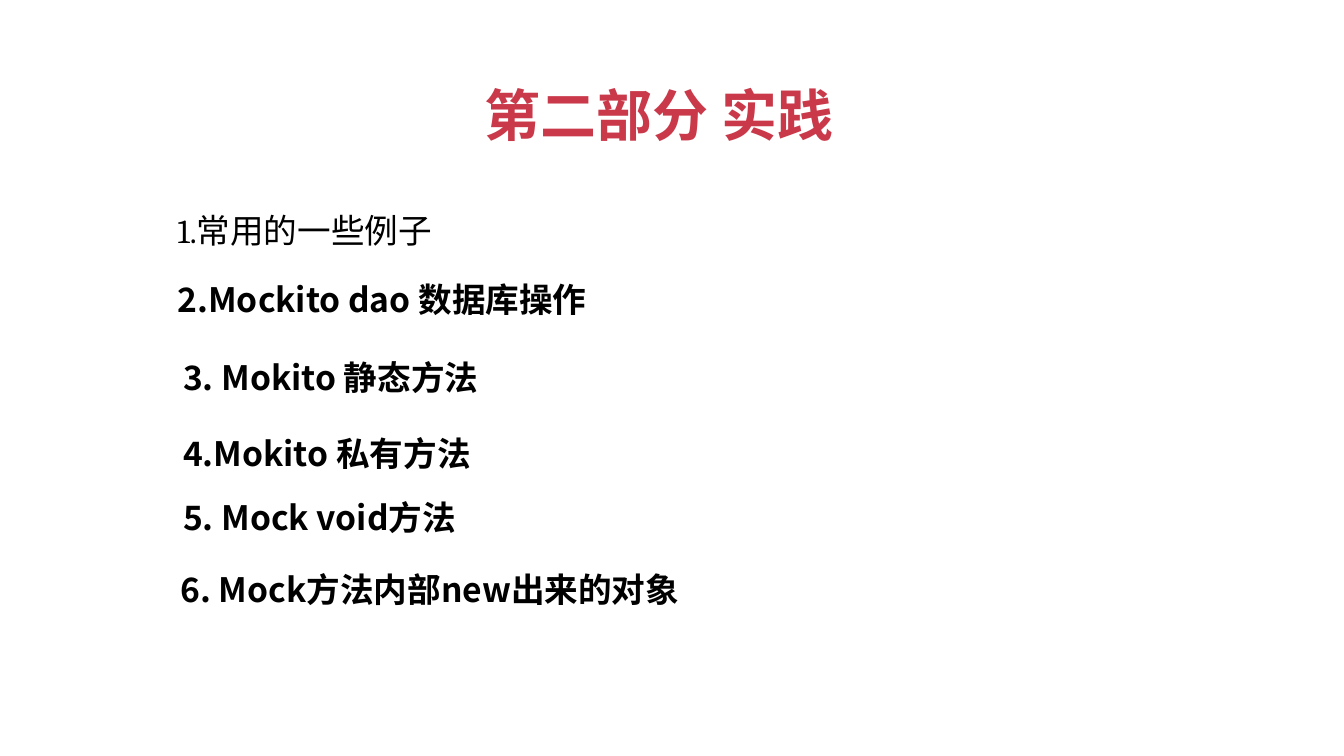
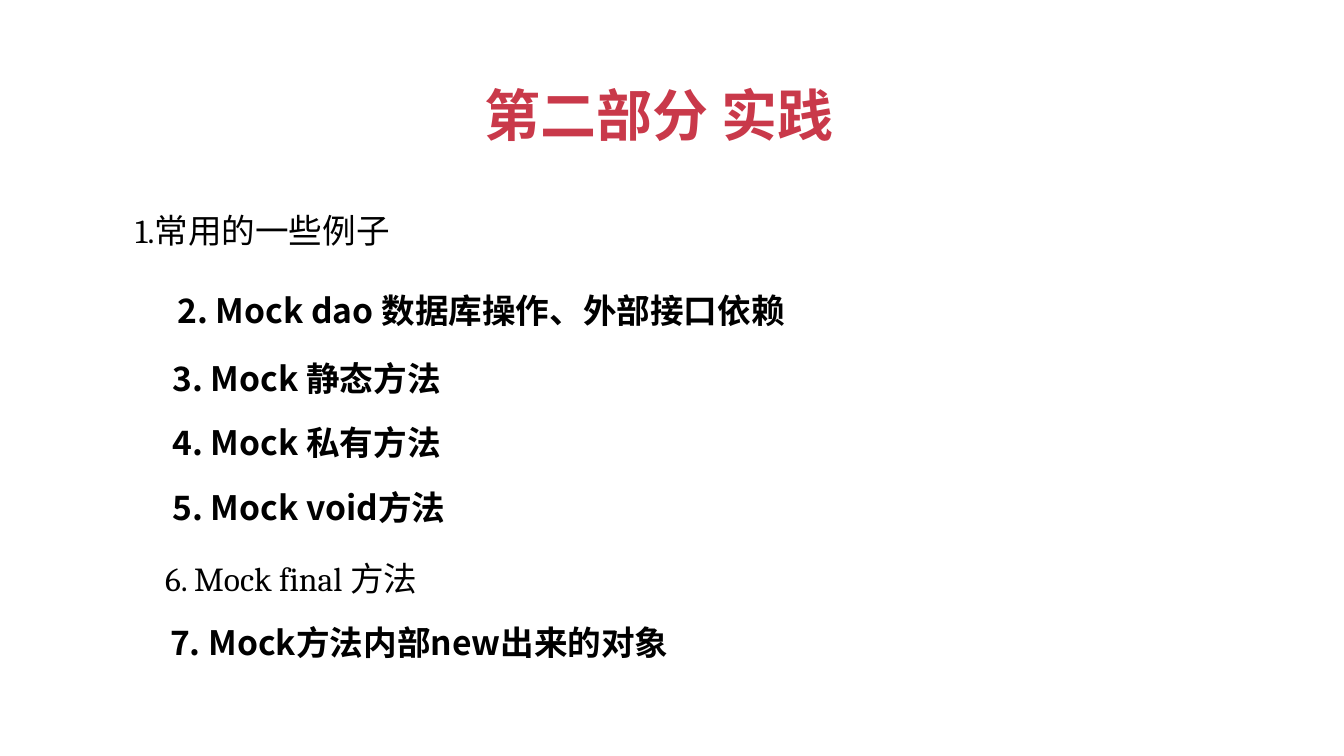
Before and after one commit to stulife/mockito-demo, a slide deck: slide 23 of mockito入门.pptx (slide 3 before the commit). Drawn at 1344x756 pixels with LibreOffice and Linux fonts; fonts in the diff are those of the drawing. Boxes give left, top, right and bottom in pixels: in the first picture for what was removed or moved away, otherwise in the second. Text is boxed around its words. In the diff, an @@ line names an element or a change of style, - is before the commit and + after.

```diff
--- a/mockito入门.pptx
+++ b/mockito入门.pptx
@@ text "1.常用的一些例子": place and size @@
-text "1.常用的一些例子" at (178, 214, 432, 246)
+text "1.常用的一些例子" at (135, 214, 389, 246)
@@ text at (178, 294, 784, 326): text changed @@
-  2.Mockito dao 数据库操作
+  2. Mock dao 数据库操作、外部接口依赖
@@ text at (173, 362, 440, 394): text changed @@
-  3. Mokito 静态方法
+  3. Mock 静态方法
@@ text at (173, 426, 440, 458): text changed @@
-  4.Mokito 私有方法
+  4. Mock 私有方法
@@ text "5. Mock void方法": place and size @@
-text "5. Mock void方法" at (183, 501, 456, 533)
+text "5. Mock void方法" at (172, 491, 445, 523)
@@ text added at (165, 562, 417, 594), 18 pt, text #000000 @@
+6. Mock final 方法
@@ text at (170, 626, 668, 658): text changed @@
-  6. Mock方法内部new出来的对象
+  7. Mock方法内部new出来的对象
```
Also in this commit, not shown: 11 other slides changed, 5 slides added, 2 slides removed, 4 other files.
